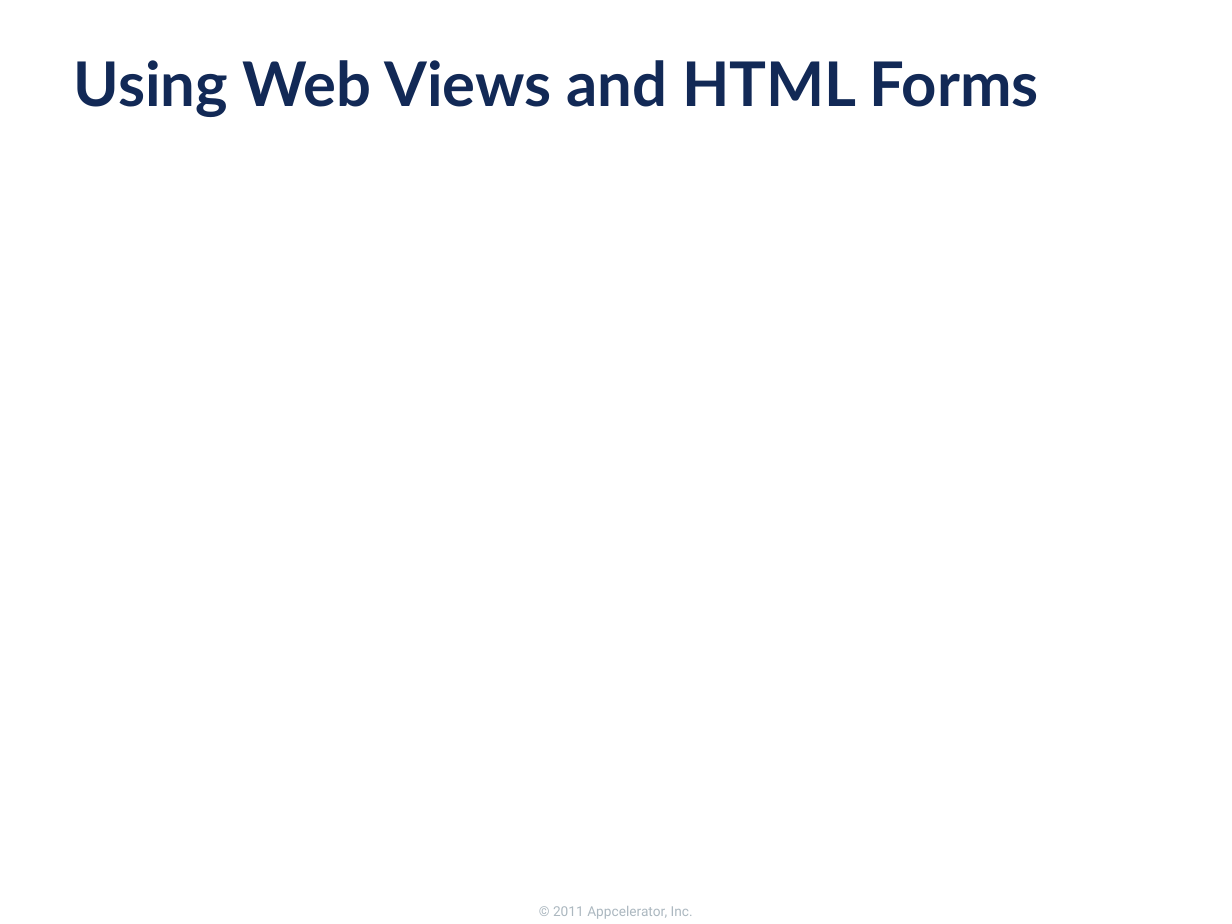
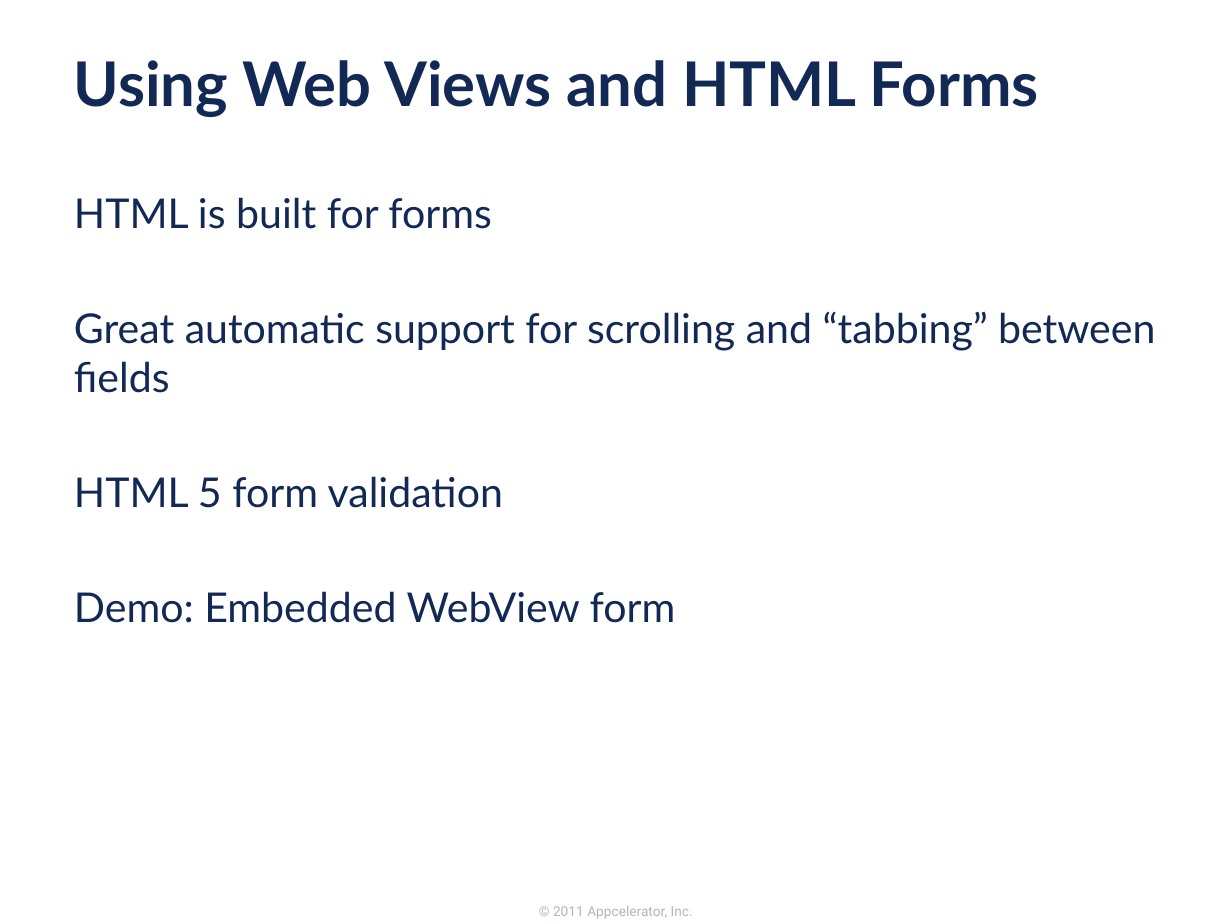
Before and after one commit to appcelerator-forks/appcelerator-training.tcmd_certification, a slide deck: slide 11 of 355/355.pptx. Drawn at 1232x924 pixels with LibreOffice and Linux fonts; fonts in the diff are those of the drawing; background and template pictures are left out. Boxes give left, top, right and bottom in pixels: in the first picture for what was removed or moved away, otherwise in the second. Text is boxed around its words. In the diff, an @@ line names an element or a change of style, - is before the commit and + after.

```diff
--- a/355/355.pptx
+++ b/355/355.pptx
@@ text added at box(74, 197, 1156, 623), 24 pt, text #122956 @@
+HTML is built for forms
+Great automatic support for scrolling and “tabbing” between fields
+HTML 5 form validation
+Demo: Embedded WebView form
```
Also in this commit, not shown: 1 other slide changed, 1 slide removed, 4 other files.
